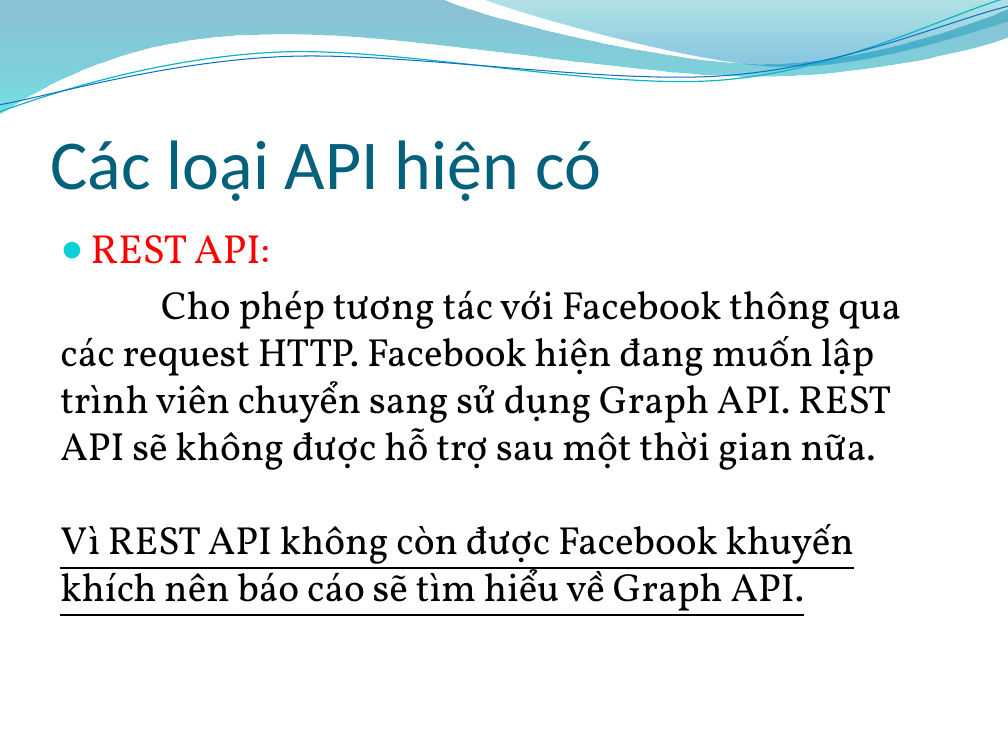
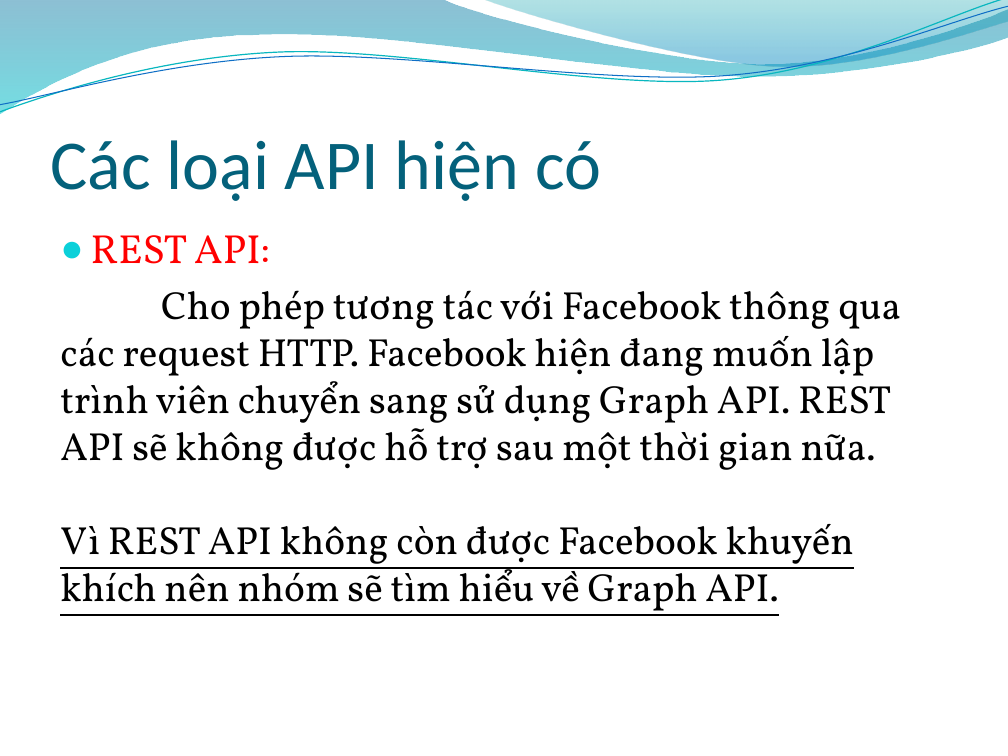
Before and after one commit to tuankit/web-api-project, a slide deck: slide 9 of 0912397_0912403_0912409_FacebookAPI_8.5/Slide/Facebook API.pptx. Drawn at 1008x756 pixels with LibreOffice and Linux fonts; fonts in the diff are those of the drawing; background and template pictures are left out. Boxes give left, top, right and bottom in pixels: in the first picture for what was removed or moved away, otherwise in the second. Text is boxed around its words. In the diff, an @@ line names an element or a change of style, - is before the commit and + after.

```diff
--- a/0912397_0912403_0912409_FacebookAPI_8.5/Slide/Facebook API.pptx
+++ b/0912397_0912403_0912409_FacebookAPI_8.5/Slide/Facebook API.pptx
@@ text at (60,524,854,616): text changed @@
-Vì REST API không còn được Facebook khuyến khích nên báo cáo sẽ tìm hiểu về Graph API.
+Vì REST API không còn được Facebook khuyến khích nên nhóm sẽ tìm hiểu về Graph API.
```
Also in this commit, not shown: 3 other slides changed.
